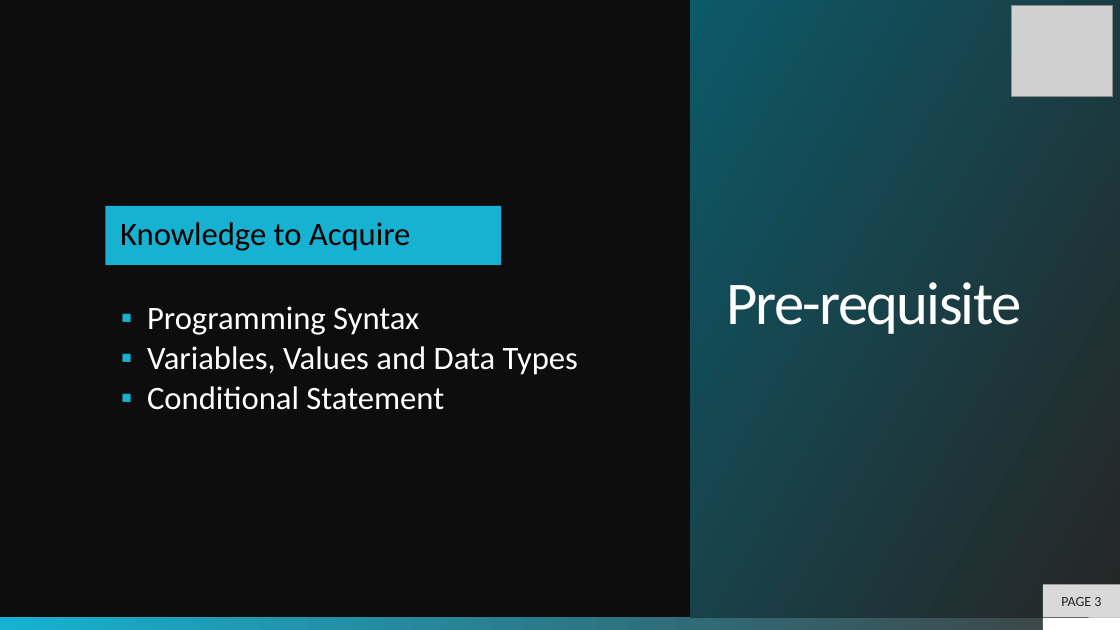
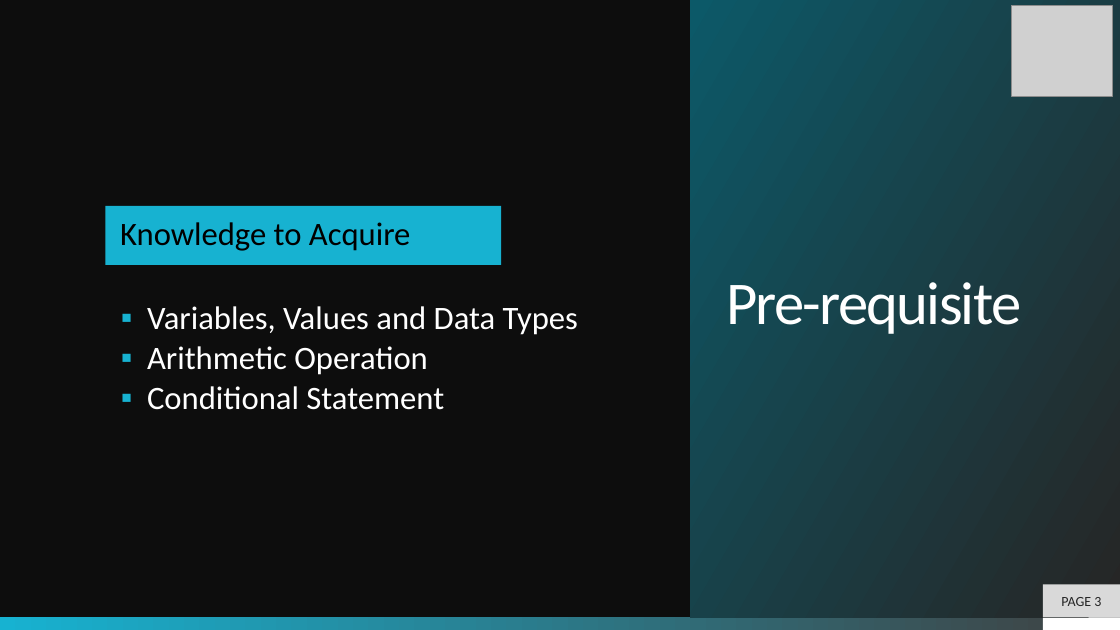
Before and after one commit to CurlyBytes/KredoPhpFunctions, a slide deck: slide 3 of PHPFunctions.pptx. Drawn at 1120x630 pixels with LibreOffice and Linux fonts; fonts in the diff are those of the drawing; grey boxes stand for pictures; background and template pictures are left out. Boxes give left, top, right and bottom in pixels: in the first picture for what was removed or moved away, otherwise in the second. Text is boxed around its words. In the diff, an @@ line names an element or a change of style, - is before the commit and + after.

```diff
--- a/PHPFunctions.pptx
+++ b/PHPFunctions.pptx
@@ text at (147, 306, 419, 335): paragraph removed @@
-  ▪ Programming Syntax
@@ text at (147, 346, 428, 375): paragraph added @@
+  ▪ Arithmetic Operation
```
Also in this commit, not shown: 1 other file.
